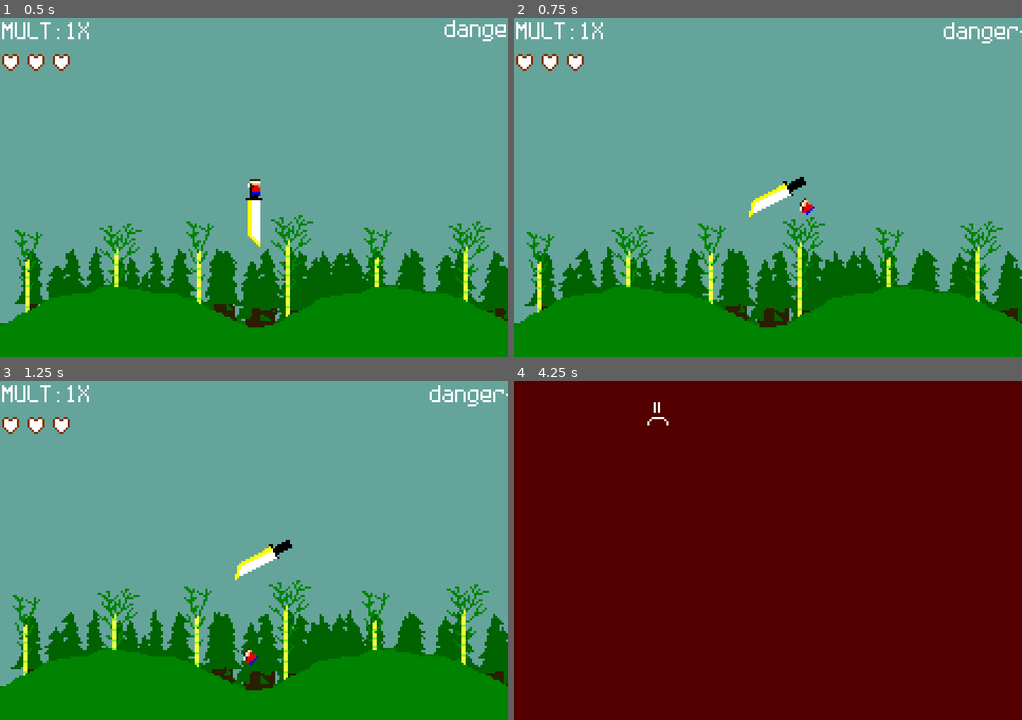
Above: before the commit, frames 1-4 (two rows, left to right).
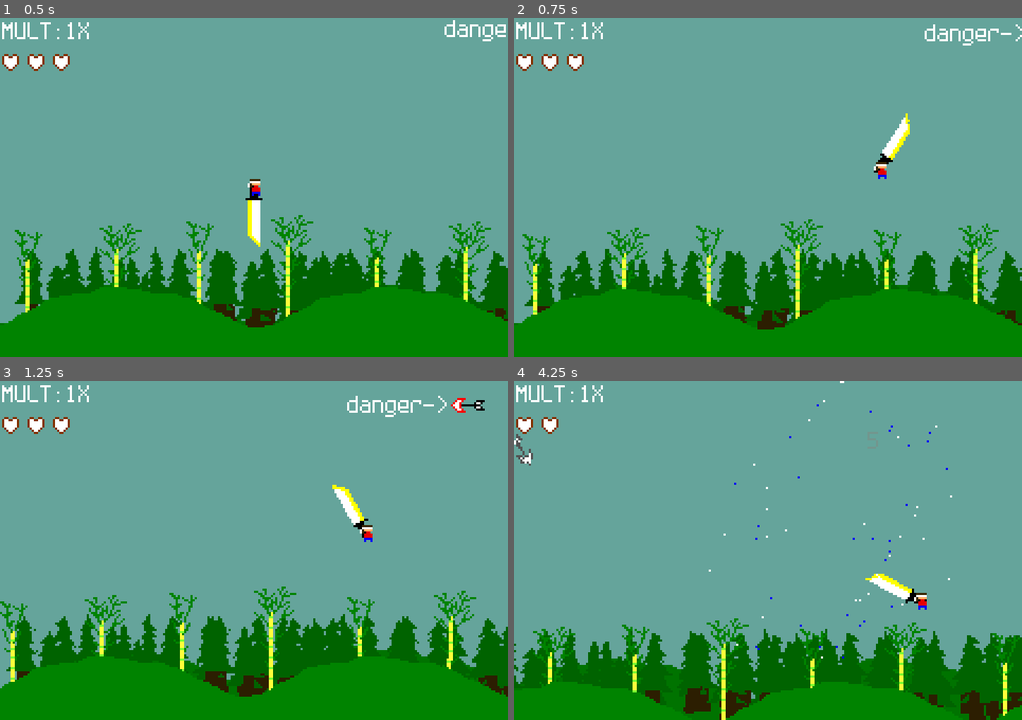
Above: after the commit, the same moments.

Repository: bytomancer/clonq-jam-2026
Game: Godot game, scene res://scn/main.tscn
The game is run twice, just before and just after one commit, with the same random seed, the same clock (stepped at 60 frames per second) and the same inputs. This scene is started directly instead of the project's main scene.
Inputs (mouse positions are in pixels of both pictures, inside the frame that each line leads up to):
- Up to frame 1 (0.5 s): no input
- Up to frame 2 (0.75 s): tap Enter (ui_accept) at 0.5, 0.6 s; move the mouse to (879, 170) at 0.52 s
- Up to frame 3 (1.25 s): tap Enter (ui_accept) at 0.77, 1.07 s
- Up to frame 4 (4.25 s): move the mouse to (666, 567) at 1.27 s; tap Enter (ui_accept) at 1.35, 1.52, 1.82, 2.1, 2.85, 3.02, 3.32, 3.6, 3.77, 4.07 s; move the mouse to (818, 475) at 2.02 s; move the mouse to (742, 618) at 2.77 s; move the mouse to (920, 601) at 3.52 s

Frame 1 is identical in both runs. In frame 2, 6.2% of the frame differs, in the area x 1-100%, y 1-92%; in frame 3, 11%; in frame 4, 100%, in the area x 0-100%, y 0-100%.

Commit message:
fix: disabled debug button

Diff:
--- a/godot/src/player.gd
+++ b/godot/src/player.gd
@@ -88,9 +88,10 @@
 	target.move_and_slide()
 	previous_knife_ang_vel = $Knife.angular_velocity
 
-	if Input.is_action_just_released("ui_accept"):
-		fail_game()
-		# godmode = !godmode
+    # debug: spacebar to force some activation
+	# if Input.is_action_just_released("ui_accept"):
+	# 	fail_game()
+    #   godmode = !godmode
 
 func _on_slicer_body_entered(body: Node2D) -> void:
 	if !alive:
